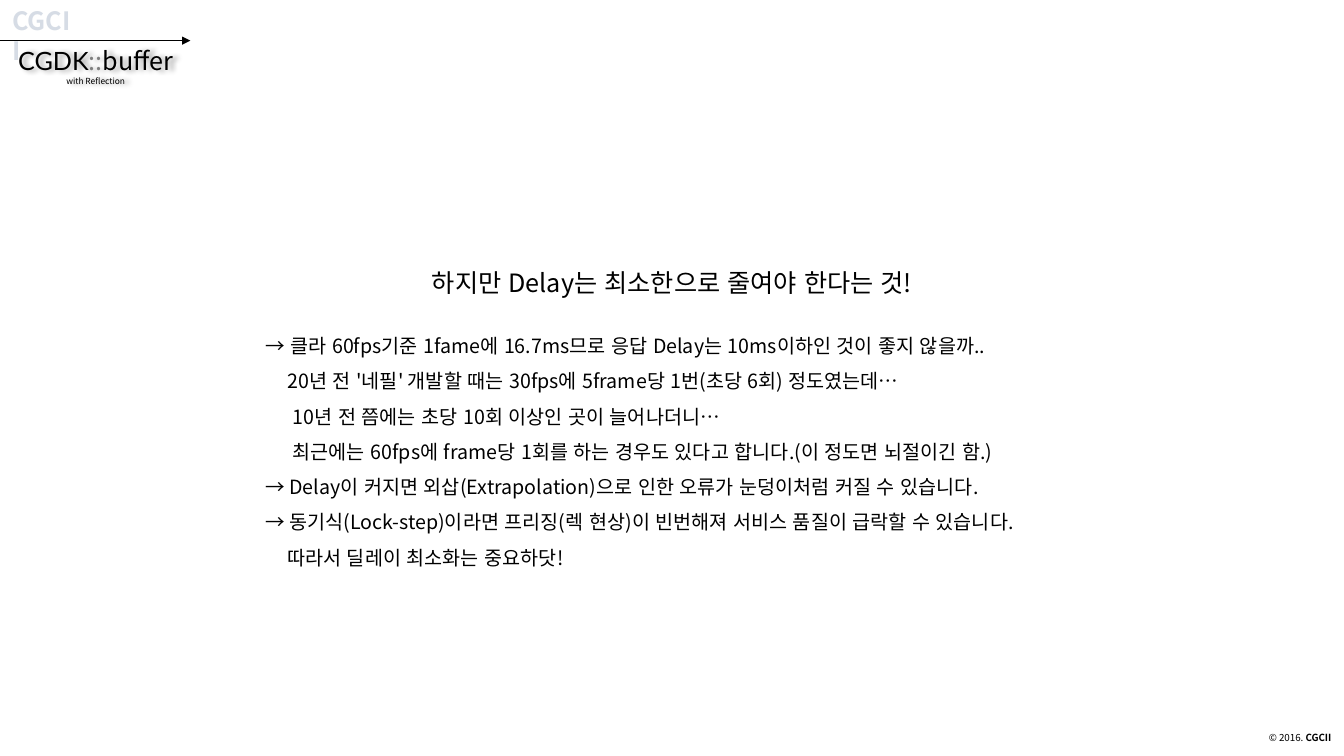
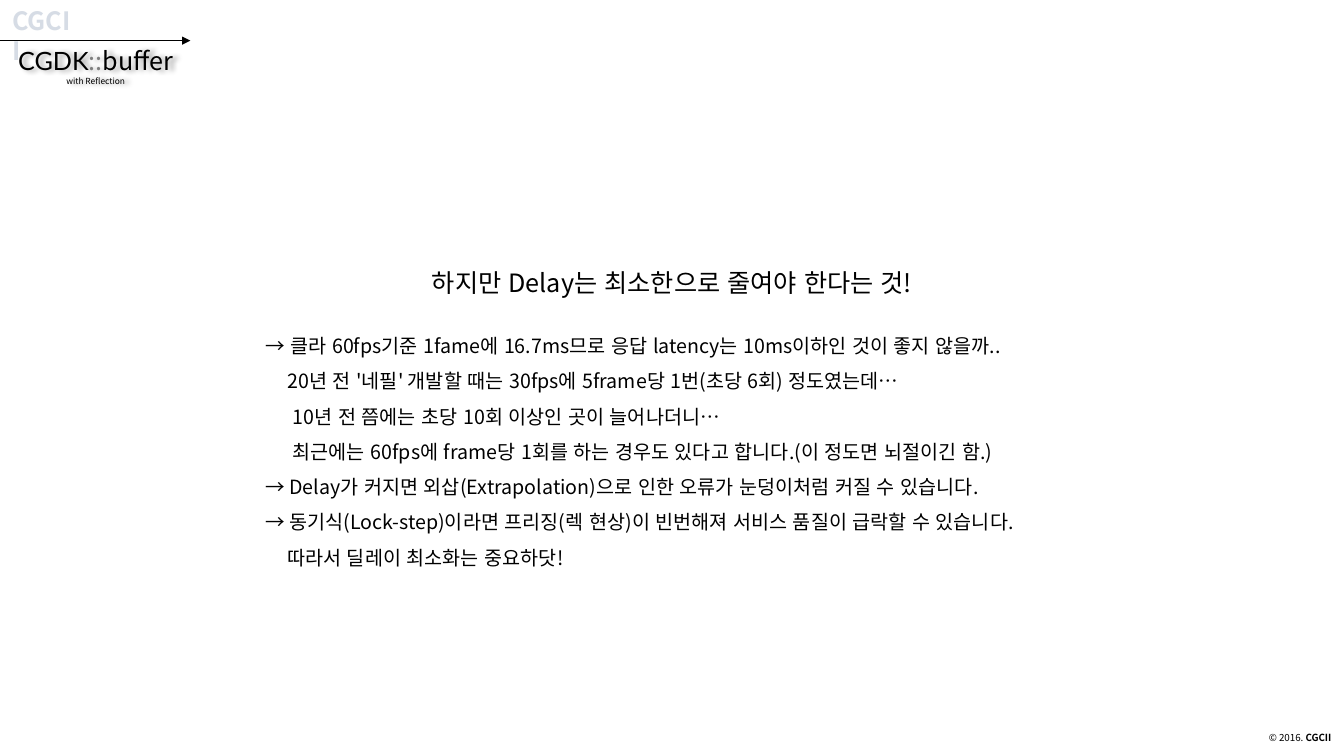
Before and after one commit to CGLabs/CGDK.buffer, a slide deck: slide 13 of C++/document/intruduce_CGDK.buffer.pptx. Drawn at 1344x756 pixels with LibreOffice and Linux fonts; fonts in the diff are those of the drawing. Boxes give left, top, right and bottom in pixels: in the first picture for what was removed or moved away, otherwise in the second. Text is boxed around its words. In the diff, an @@ line names an element or a change of style, - is before the commit and + after.

```diff
--- a/C++/document/intruduce_CGDK.buffer.pptx
+++ b/C++/document/intruduce_CGDK.buffer.pptx
@@ text at [287, 336, 1014, 534]: text changed @@
-→ 클라 60fps기준 1fame에 16.7ms므로 응답 Delay는 10ms이하인 것이 좋지 않을까..
-20년 전 '네필' 개발할 때는 30fps에 5frame당 1번(초당 6회) 정도였는데…
-10년 전 쯤에는 초당 10회 이상인 곳이 늘어나더니…
-최근에는 60fps에 frame당 1회를 하는 경우도 있다고 합니다.(이 정도면 뇌절이긴 함.)
-→ Delay이 커지면 외삽(Extrapolation)으로 인한 오류가 눈덩이처럼 커질 수 있습니다.
-→ 동기식(Lock-step)이라면 프리징(렉 현상)이 빈번해져 서비스 품질이 급락할 수 있습니다.
+→ 클라 60fps기준 1fame에 16.7ms므로 응답 latency는 10ms이하인 것이 좋지 않을까..
+20년 전 '네필' 개발할 때는 30fps에 5frame당 1번(초당 6회) 정도였는데…
+10년 전 쯤에는 초당 10회 이상인 곳이 늘어나더니…
+최근에는 60fps에 frame당 1회를 하는 경우도 있다고 합니다.(이 정도면 뇌절이긴 함.)
+→ Delay가 커지면 외삽(Extrapolation)으로 인한 오류가 눈덩이처럼 커질 수 있습니다.
+→ 동기식(Lock-step)이라면 프리징(렉 현상)이 빈번해져 서비스 품질이 급락할 수 있습니다.
```
Also in this commit, not shown: 21 other slides changed.
